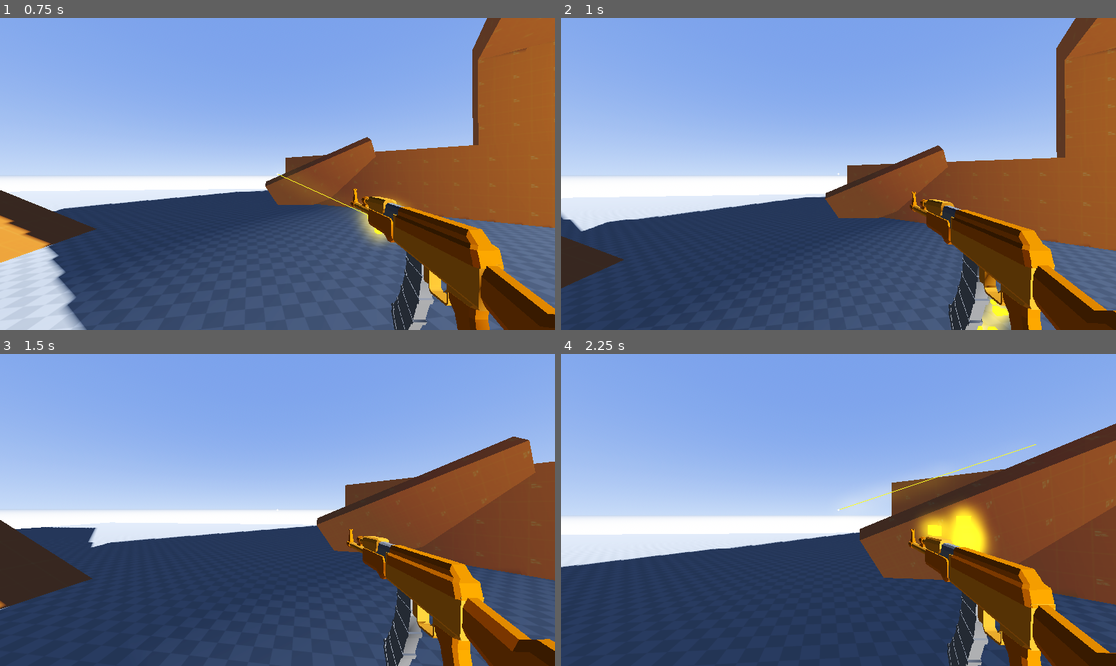
Above: before the commit, frames 1-4 (two rows, left to right).
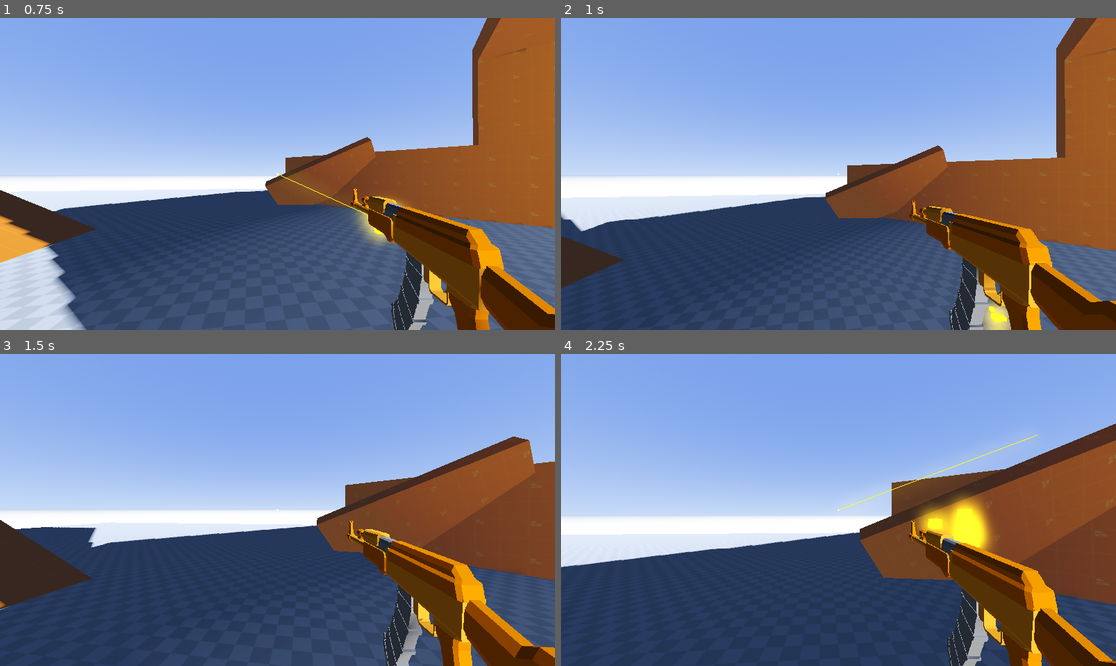
Above: after the commit, the same moments.

Repository: xandwr/deadshot-duels
Game: Godot game, scene res://Scenes/TestWorld.tscn
Same seed, same stepped clock (60 frames per second), same inputs: the game is played once before the commit and once after it. A sky picture missing from this copy of the repository is replaced by a grey-blue gradient.
Inputs (mouse positions are in pixels of both pictures, inside the frame that each line leads up to):
- Up to frame 1 (0.75 s): move the mouse to (305, 174) at 0.52 s; press the mouse at (305, 174) at 0.53 s; hold W (move_forward) from 0.53 s (still down)
- Up to frame 2 (1 s): keep holding W (move_forward); tap Space (jump) at 0.77 s
- Up to frame 3 (1.5 s): keep holding W (move_forward); move the mouse to (249, 510) at 1.27 s; release the mouse at (249, 510) at 1.28 s; click (249, 510) at 1.35 s
- Up to frame 4 (2.25 s): keep holding W (move_forward); tap Space (jump) at 1.52 s; move the mouse to (849, 503) at 2.02 s; press the mouse at (849, 503) at 2.03 s

Frame 1 is identical in both runs. In frame 2, 2.3% of the frame differs, in the area x 62-100%, y 55-100%; in frame 3, 2.2%; in frame 4, 2.9%, in the area x 50-100%, y 25-100%.

Commit message:
Added vertical velocity-based weapon angle to simulate falling or jumping

Diff:
--- a/Guns/gun_physical.gd
+++ b/Guns/gun_physical.gd
@@ -25,6 +25,8 @@
 var vbob_amount = 1
 var weapon_bob_amount = Vector2()
 var bob_time = 0.0
+
+var fall_rotation_amount: float = 0.0
 
 var weapon_position
 var weapon_rotation
@@ -61,6 +63,8 @@
 	weapon_bob_amount.x = sin(bob_time * bob_speed) * hbob_amount
 	weapon_bob_amount.y = abs(cos(bob_time * bob_speed) * vbob_amount)
 
+	fall_rotation_amount = clampf(rad_to_deg(player.velocity.y) * 4, -4000, 4000)
+
 	mouse_movement = mouse_movement.clamp(sway_min, sway_max)
 
 	# NOTE:
@@ -76,7 +80,7 @@
 		position.z = lerp(position.z, weapon_position.y + (mouse_movement.y * sway_amount_position + random_sway.y) * delta, sway_speed_position)
 
 	rotation_degrees.x = lerp(rotation_degrees.x, weapon_rotation.y - (mouse_movement.x * sway_amount_rotation + (random_sway.y * idle_sway_rotation_strength)) * delta, sway_speed_rotation)
-	rotation_degrees.y = lerp(rotation_degrees.y, weapon_rotation.x - (mouse_movement.y * sway_amount_rotation + (random_sway.x * idle_sway_rotation_strength)) * delta, sway_speed_rotation)
+	rotation_degrees.y = lerp(rotation_degrees.y, weapon_rotation.x - (mouse_movement.y * sway_amount_rotation + (random_sway.x * idle_sway_rotation_strength) - fall_rotation_amount) * delta, sway_speed_rotation)
 
 
 func get_sway_noise() -> float:
